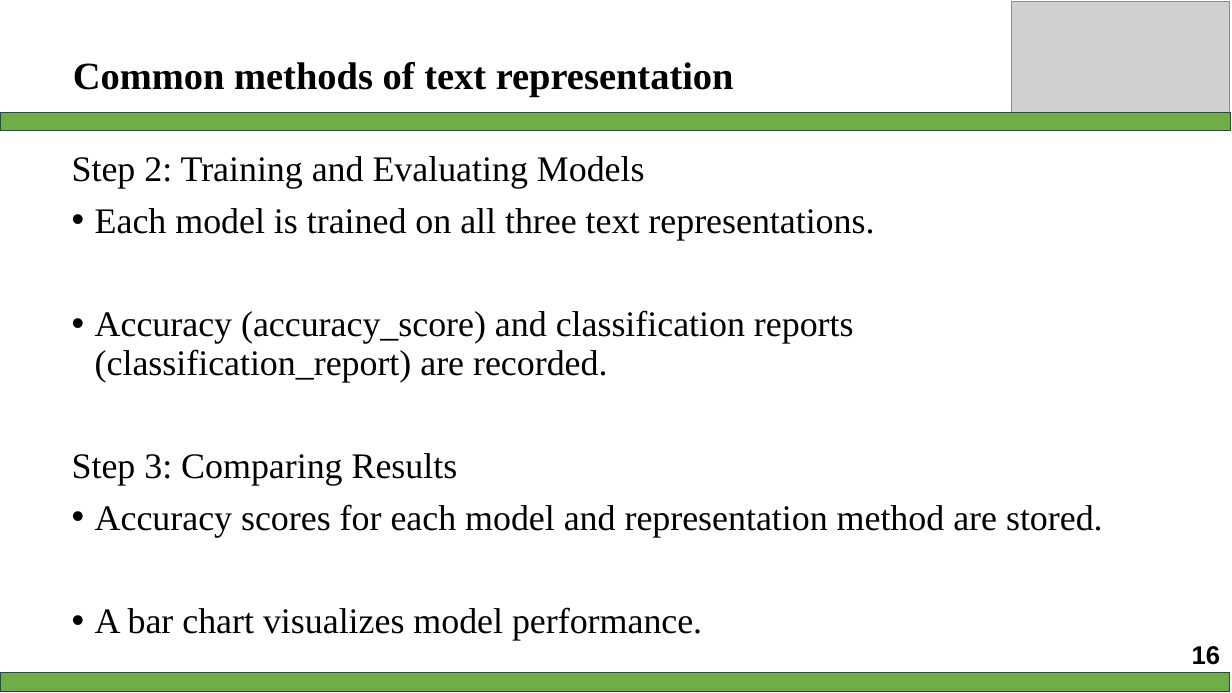
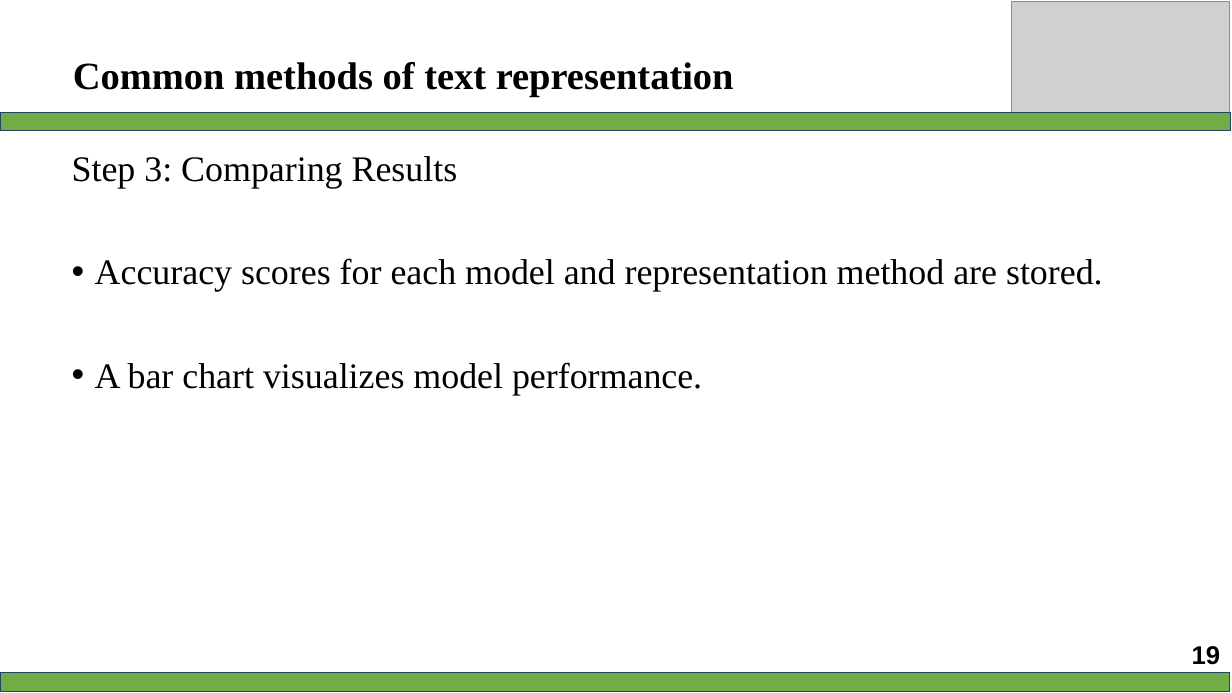
Before and after one commit to AmbiguousTimekeepr/midterm_NLP-with-RAG-, a slide deck: slide 19 of 522H0138_522H0092.pptx (slide 16 before the commit). Drawn at 1232x693 pixels with LibreOffice and Linux fonts; fonts in the diff are those of the drawing; grey boxes stand for pictures. Boxes give left, top, right and bottom in pixels: in the first picture for what was removed or moved away, otherwise in the second. Text is boxed around its words. In the diff, an @@ line names an element or a change of style, - is before the commit and + after.

```diff
--- a/522H0138_522H0092.pptx
+++ b/522H0138_522H0092.pptx
@@ text at (72, 156, 874, 382): paragraphs removed @@
-Step 2: Training and Evaluating Models
-• Each model is trained on all three text representations.
-• Accuracy (accuracy_score) and classification reports (classification_report) are recorded.
@@ page number at (1192, 646, 1221, 665): text changed @@
-16
+19
```
Also in this commit, not shown: 19 other slides changed, 6 slides added, 2 slides removed.
